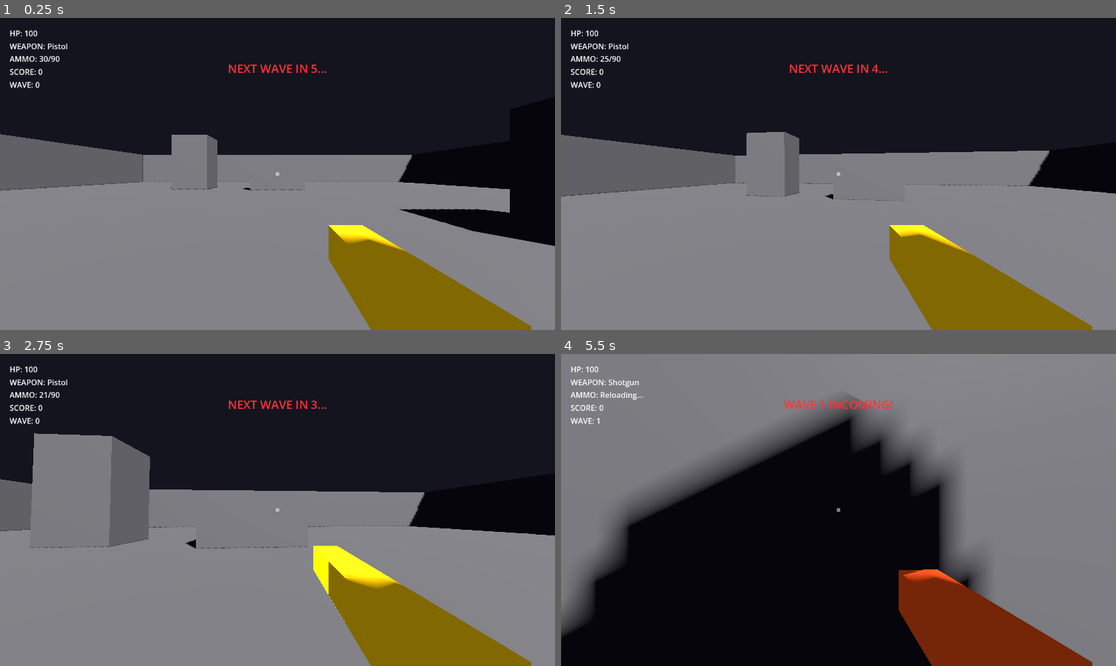
Above: before the commit, frames 1-4 (two rows, left to right).
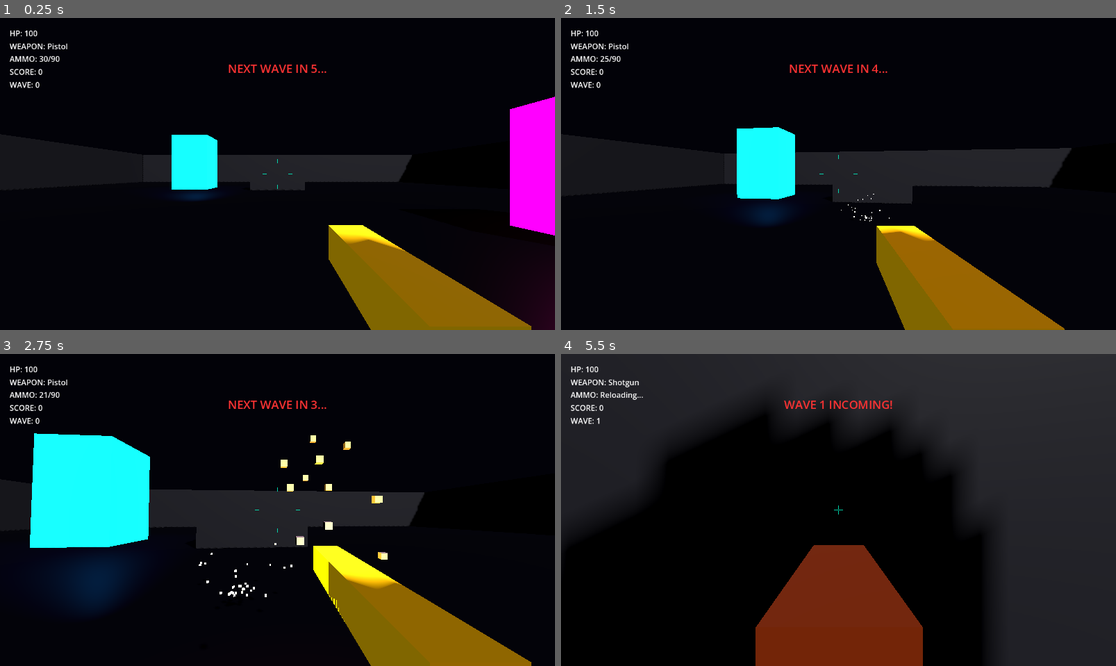
Above: after the commit, the same moments.

Repository: anhluong447/tearless
Game: Godot game, scene res://scenes/main.tscn
The game is run twice, just before and just after one commit, with the same random seed, the same clock (stepped at 60 frames per second) and the same inputs.
Inputs (mouse positions are in pixels of both pictures, inside the frame that each line leads up to):
- Up to frame 1 (0.25 s): no input
- Up to frame 2 (1.5 s): move the mouse to (866, 174) at 0.52 s; press the mouse at (866, 174) at 0.53 s; hold W (move_forward) from 0.53 s (still down); tap Space (jump) at 0.77, 1.07 s; right-click (866, 174) at 0.8 s; move the mouse to (810, 174) at 1.27 s; release the mouse at (810, 174) at 1.28 s; right-click (810, 174) at 1.35 s; click (810, 174) at 1.42 s
- Up to frame 3 (2.75 s): keep holding W (move_forward); tap Space (jump) at 1.52, 1.55, 1.82, 2.1 s; move the mouse to (288, 503) at 2.02 s; press the mouse at (288, 503) at 2.03 s
- Up to frame 4 (5.5 s): keep holding W (move_forward); move the mouse to (832, 516) at 2.77 s; release the mouse at (832, 516) at 2.78 s; click (832, 516) at 2.85 s; tap Space (jump) at 3.02, 3.32, 3.77, 3.8, 4.07, 4.52, 4.82 s; right-click (832, 516) at 3.05 s; move the mouse to (877, 513) at 3.52 s; tap Mouse wheel down (swap_next) at 3.6 s; click (877, 513) at 3.67 s; tap R (reload) at 4.15 s; move the mouse to (794, 506) at 4.27 s; tap Mouse wheel up (swap_prev) at 4.35 s; click (794, 506) at 4.55 s; move the mouse to (844, 510) at 5.02 s; hold Right mouse button (ads, bound only after the commit) from 5.03 s (still down); tap 1 (weapon_1) at 5.1 s; click (844, 510) at 5.17 s

The runs differ from the first frame. In frame 1, 49% of the frame differs, in the area x 0-100%, y 25-100%; in frame 2, 53%; in frame 3, 50%; in frame 4, 72%, in the area x 0-100%, y 0-100%.

Commit message:
Implement Phase 3 visual effects, ADS, dynamic crosshair, impact particles, and environment

Diff:
--- /dev/null
+++ b/scenes/blood_particles.tscn
@@ -0,0 +1,24 @@
+[gd_scene format=3 uid="uid://blood12345"]
+
+[ext_resource type="Script" path="res://scripts/impact_particles.gd" id="1_impact_script"]
+
+[sub_resource type="StandardMaterial3D" id="StandardMaterial3D_1"]
+albedo_color = Color(0.6, 0.0, 0.0, 1)
+
+[sub_resource type="BoxMesh" id="BoxMesh_1"]
+material = SubResource("StandardMaterial3D_1")
+size = Vector3(0.06, 0.06, 0.06)
+
+[node name="BloodParticles" type="CPUParticles3D"]
+emitting = false
+amount = 12
+lifetime = 0.5
+one_shot = true
+explosiveness = 1.0
+direction = Vector3(0, 1, 0)
+spread = 45.0
+gravity = Vector3(0, -9.8, 0)
+initial_velocity_min = 2.0
+initial_velocity_max = 5.0
+mesh = SubResource("BoxMesh_1")
+script = ExtResource("1_impact_script")
--- a/scenes/main.tscn
+++ b/scenes/main.tscn
@@ -6,8 +6,36 @@
 
 [sub_resource type="Environment" id="Environment_1"]
 background_mode = 1
-background_color = Color(0.08, 0.08, 0.12, 1)
-ambient_light_color = Color(0.2, 0.2, 0.25, 1)
+background_color = Color(0.01, 0.01, 0.03, 1)
+ambient_light_color = Color(0.05, 0.05, 0.08, 1)
+volumetric_fog_enabled = true
+volumetric_fog_density = 0.03
+volumetric_fog_albedo = Color(0.05, 0.05, 0.1, 1)
+volumetric_fog_emission = Color(0.01, 0.01, 0.02, 1)
+
+[sub_resource type="StandardMaterial3D" id="Material_Floor"]
+albedo_color = Color(0.08, 0.08, 0.12, 1)
+metallic = 0.7
+roughness = 0.3
+uv1_triplanar = true
+
+[sub_resource type="StandardMaterial3D" id="Material_Wall"]
+albedo_color = Color(0.12, 0.12, 0.16, 1)
+metallic = 0.2
+roughness = 0.8
+uv1_triplanar = true
+
+[sub_resource type="StandardMaterial3D" id="Material_NeonBlue"]
+albedo_color = Color(0, 0.6, 1, 1)
+emission_enabled = true
+emission = Color(0, 0.6, 1, 1)
+emission_energy_multiplier = 3.0
+
+[sub_resource type="StandardMaterial3D" id="Material_NeonPink"]
+albedo_color = Color(1, 0, 0.6, 1)
+emission_enabled = true
+emission = Color(1, 0, 0.6, 1)
+emission_energy_multiplier = 3.0
 
 [sub_resource type="NavigationMesh" id="NavigationMesh_1"]
 
@@ -28,41 +56,61 @@
 transform = Transform3D(1, 0, 0, 0, 1, 0, 0, 0, 1, 0, -0.5, 0)
 use_collision = true
 size = Vector3(60, 1, 60)
+material = SubResource("Material_Floor")
 
 [node name="Obstacle1" type="CSGBox3D" parent="NavigationRegion3D" unique_id=343471395]
 transform = Transform3D(1, 0, 0, 0, 1, 0, 0, 0, 1, -10, 3.1252441, -10)
 use_collision = true
 size = Vector3(4, 6.2504883, 4)
+material = SubResource("Material_NeonBlue")
+
+[node name="LightBlue" type="OmniLight3D" parent="NavigationRegion3D/Obstacle1"]
+transform = Transform3D(1, 0, 0, 0, 1, 0, 0, 0, 1, 0, 4, 0)
+light_color = Color(0, 0.6, 1, 1)
+light_energy = 5.0
+omni_range = 15.0
 
 [node name="Obstacle2" type="CSGBox3D" parent="NavigationRegion3D" unique_id=1937245072]
 transform = Transform3D(1, 0, 0, 0, 1, 0, 0, 0, 1, 10, 2, 10)
 use_collision = true
 size = Vector3(4, 4, 4)
+material = SubResource("Material_NeonPink")
+
+[node name="LightPink" type="OmniLight3D" parent="NavigationRegion3D/Obstacle2"]
+transform = Transform3D(1, 0, 0, 0, 1, 0, 0, 0, 1, 0, 3, 0)
+light_color = Color(1, 0, 0.6, 1)
+light_energy = 5.0
+omni_range = 15.0
 
 [node name="Obstacle3" type="CSGBox3D" parent="NavigationRegion3D" unique_id=1242718474]
 transform = Transform3D(1, 0, 0, 0, 1, 0, 0, 0, 1, 0, 1.5, -8)
 use_collision = true
 size = Vector3(6, 3, 2)
+material = SubResource("Material_Wall")
 
 [node name="WallNorth" type="CSGBox3D" parent="NavigationRegion3D" unique_id=842818004]
 transform = Transform3D(1, 0, 0, 0, 1, 0, 0, 0, 1, 0, 3, -30)
 use_collision = true
 size = Vector3(60, 6, 1)
+material = SubResource("Material_Wall")
 
 [node name="WallSouth" type="CSGBox3D" parent="NavigationRegion3D" unique_id=1744718508]
 transform = Transform3D(1, 0, 0, 0, 1, 0, 0, 0, 1, 0, 3, 30)
 use_collision = true
 size = Vector3(60, 6, 1)
+material = SubResource("Material_Wall")
 
 [node name="WallWest" type="CSGBox3D" parent="NavigationRegion3D" unique_id=235597677]
 transform = Transform3D(1, 0, 0, 0, 1, 0, 0, 0, 1, -30, 3, 0)
 use_collision = true
 size = Vector3(1, 6, 60)
+material = SubResource("Material_Wall")
 
 [node name="WallEast" type="CSGBox3D" parent="NavigationRegion3D" unique_id=194743891]
 transform = Transform3D(1, 0, 0, 0, 1, 0, 0, 0, 1, 30, 3, 0)
 use_collision = true
 size = Vector3(1, 6, 60)
+material = SubResource("Material_Wall")
 
 [node name="Player" parent="." unique_id=1262740660 groups=["player"] instance=ExtResource("2_player_scene")]
 transform = Transform3D(1, 0, 0, 0, 1, 0, 0, 0, 1, 0, 0.5, 15)
--- a/scenes/player.tscn
+++ b/scenes/player.tscn
@@ -6,6 +6,7 @@
 [ext_resource type="AudioStream" path="res://sound/hit.wav" id="4_hit"]
 [ext_resource type="Resource" path="res://weapons/pistol.tres" id="5_pistol"]
 [ext_resource type="Resource" path="res://weapons/shotgun.tres" id="6_shotgun"]
+[ext_resource type="Script" path="res://scripts/crosshair.gd" id="7_crosshair"]
 
 [sub_resource type="CapsuleShape3D" id="CapsuleShape3D_1"]
 radius = 0.5
@@ -23,6 +24,15 @@
 emission_enabled = true
 emission = Color(1, 0.8, 0, 1)
 emission_energy_multiplier = 2.0
+
+[sub_resource type="BoxMesh" id="BoxMesh_Spark"]
+size = Vector3(0.03, 0.03, 0.03)
+
+[sub_resource type="StandardMaterial3D" id="StandardMaterial3D_Spark"]
+albedo_color = Color(1, 0.6, 0.1, 1)
+emission_enabled = true
+emission = Color(1, 0.6, 0.1, 1)
+emission_energy_multiplier = 4.0
 
 [node name="Player" type="CharacterBody3D" groups=["player"]]
 collision_layer = 2
@@ -52,11 +62,32 @@
 transform = Transform3D(1, 0, 0, 0, 1, 0, 0, 0, 1, 0.2, -0.2, -0.4)
 mesh = SubResource("BoxMesh_1")
 
-[node name="MuzzleFlash" type="MeshInstance3D" parent="Head/Camera3D"]
-transform = Transform3D(1, 0, 0, 0, 1, 0, 0, 0, 1, 0.2, -0.2, -0.65)
+[node name="MuzzleFlash" type="MeshInstance3D" parent="Head/Camera3D/Gun"]
+transform = Transform3D(1, 0, 0, 0, 1, 0, 0, 0, 1, 0, 0, -0.25)
 visible = false
 mesh = SubResource("BoxMesh_1")
 surface_material_override/0 = SubResource("StandardMaterial3D_1")
+
+[node name="MuzzleLight" type="OmniLight3D" parent="Head/Camera3D/Gun/MuzzleFlash"]
+visible = false
+light_color = Color(1, 0.705882, 0.196078, 1)
+light_energy = 3.0
+omni_range = 8.0
+
+[node name="MuzzleParticles" type="CPUParticles3D" parent="Head/Camera3D/Gun/MuzzleFlash"]
+emitting = false
+amount = 12
+lifetime = 0.15
+one_shot = true
+explosiveness = 1.0
+direction = Vector3(0, 0, -1)
+spread = 30.0
+gravity = Vector3(0, 0, 0)
+initial_velocity_min = 6.0
+initial_velocity_max = 12.0
+mesh = SubResource("BoxMesh_Spark")
+surface_material_override/0 = SubResource("StandardMaterial3D_Spark")
+
 
 [node name="HUD" type="CanvasLayer" parent="."]
 
@@ -105,19 +136,16 @@
 horizontal_alignment = 1
 vertical_alignment = 1
 
-[node name="Crosshair" type="ColorRect" parent="HUD"]
+[node name="Crosshair" type="Control" parent="HUD"]
+layout_mode = 3
 anchors_preset = 8
 anchor_left = 0.5
 anchor_top = 0.5
 anchor_right = 0.5
 anchor_bottom = 0.5
-offset_left = -4.0
-offset_top = -4.0
-offset_right = 4.0
-offset_bottom = 4.0
 grow_horizontal = 2
 grow_vertical = 2
-color = Color(1, 1, 1, 0.5)
+script = ExtResource("7_crosshair")
 
 [node name="GameOverScreen" type="CenterContainer" parent="HUD"]
 anchors_preset = 15
--- /dev/null
+++ b/scenes/spark_particles.tscn
@@ -0,0 +1,27 @@
+[gd_scene format=3 uid="uid://spark12345"]
+
+[ext_resource type="Script" path="res://scripts/impact_particles.gd" id="1_impact_script"]
+
+[sub_resource type="StandardMaterial3D" id="StandardMaterial3D_1"]
+albedo_color = Color(1, 0.7, 0.2, 1)
+emission_enabled = true
+emission = Color(1, 0.7, 0.2, 1)
+emission_energy_multiplier = 4.0
+
+[sub_resource type="BoxMesh" id="BoxMesh_1"]
+material = SubResource("StandardMaterial3D_1")
+size = Vector3(0.04, 0.04, 0.04)
+
+[node name="SparkParticles" type="CPUParticles3D"]
+emitting = false
+amount = 15
+lifetime = 0.4
+one_shot = true
+explosiveness = 1.0
+direction = Vector3(0, 1, 0)
+spread = 45.0
+gravity = Vector3(0, -9.8, 0)
+initial_velocity_min = 3.0
+initial_velocity_max = 6.0
+mesh = SubResource("BoxMesh_1")
+script = ExtResource("1_impact_script")
--- /dev/null
+++ b/scripts/crosshair.gd
@@ -0,0 +1,58 @@
+extends Control
+
+var player: CharacterBody3D = null
+
+# Crosshair custom properties
+@export var line_width: float = 2.0
+@export var line_length: float = 8.0
+@export var base_offset: float = 6.0
+@export var crosshair_color: Color = Color(0.0, 1.0, 0.8, 0.8) # Sleek neon cyan
+
+var current_spread: float = 0.0
+var shoot_kick: float = 0.0
+
+func _ready() -> void:
+	player = get_parent().get_parent() as CharacterBody3D
+
+	# Center anchor
+	set_anchors_and_offsets_preset(Control.PRESET_CENTER, Control.PRESET_MODE_MINSIZE)
+
+func _process(delta: float) -> void:
+	if not is_instance_valid(player) or player.health <= 0:
+		visible = false
+		return
+	visible = true
+
+	# Calculate spread factor based on player movement
+	var vel_factor: float = player.velocity.length() / player.SPEED
+	if not player.is_on_floor():
+		vel_factor += 1.0 # Extra spread when jumping/falling
+
+	# If player is in ADS, reduce base offset and movement influence
+	var base: float = base_offset
+	if player.get("is_ads"):
+		base = 1.0
+		vel_factor *= 0.1
+
+	# Decay shot kick
+	shoot_kick = move_toward(shoot_kick, 0.0, delta * 40.0)
+
+	# Target spread
+	var target_spread: float = base + vel_factor * 12.0 + shoot_kick
+
+	# Smoothly interpolate current spread
+	current_spread = lerp(current_spread, target_spread, 20.0 * delta)
+
+	# Force redraw
+	queue_redraw()
+
+func _draw() -> void:
+	# Draw 4 lines around the center
+	# Left
+	draw_line(Vector2(-current_spread - line_length, 0), Vector2(-current_spread, 0), crosshair_color, line_width)
+	# Right
+	draw_line(Vector2(current_spread, 0), Vector2(current_spread + line_length, 0), crosshair_color, line_width)
+	# Top
+	draw_line(Vector2(0, -current_spread - line_length), Vector2(0, -current_spread), crosshair_color, line_width)
+	# Bottom
+	draw_line(Vector2(0, current_spread), Vector2(0, current_spread + line_length), crosshair_color, line_width)
--- /dev/null
+++ b/scripts/impact_particles.gd
@@ -0,0 +1,6 @@
+extends CPUParticles3D
+
+func _ready() -> void:
+	emitting = true
+	await get_tree().create_timer(lifetime + 0.2).timeout
+	queue_free()
--- a/scripts/player.gd
+++ b/scripts/player.gd
@@ -11,7 +11,7 @@
 @onready var head: Node3D = $Head
 @onready var camera: Camera3D = $Head/Camera3D
 @onready var raycast: RayCast3D = $Head/Camera3D/RayCast3D
-@onready var muzzle_flash: MeshInstance3D = $Head/Camera3D/MuzzleFlash
+@onready var muzzle_flash: MeshInstance3D = $Head/Camera3D/Gun/MuzzleFlash
 @onready var gun_mesh: MeshInstance3D = $Head/Camera3D/Gun
 
 # Weapon resource database
@@ -19,6 +19,10 @@
 var current_weapon_idx: int = 0
 var current_weapon: WeaponData = null
 
+# Particle effects
+@export var spark_particles: PackedScene = preload("res://scenes/spark_particles.tscn")
+@export var blood_particles: PackedScene = preload("res://scenes/blood_particles.tscn")
+
 # Ammo tracking (per weapon name)
 var weapon_clip_ammo: Dictionary = {} # { "Pistol": 30, "Shotgun": 6 }
 var ammo_reserves: Dictionary = {}    # { "Pistol": 90, "Shotgun": 24 }
@@ -27,6 +31,12 @@
 var time_since_last_shot: float = 0.0
 var is_reloading: bool = false
 var reload_timer: float = 0.0
+
+# ADS variables
+const HIP_POSITION := Vector3(0.2, -0.2, -0.4)
+const DEFAULT_FOV := 75.0
+var ads_speed: float = 12.0
+var is_ads: bool = false
 
 # Gameplay variables
 var max_health: int = 100
@@ -40,6 +50,7 @@
 @onready var wave_label: Label = $HUD/MarginContainer/VBoxContainer/WaveLabel
 @onready var wave_alert: Label = $HUD/WaveAlert
 @onready var game_over_screen: CenterContainer = $HUD/GameOverScreen
+@onready var crosshair: Control = $HUD/Crosshair
 
 # Sound players
 @onready var shoot_sound: AudioStreamPlayer = $ShootSound
@@ -62,6 +73,7 @@
 		"move_right": KEY_D,
 		"jump": KEY_SPACE,
 		"shoot": MOUSE_BUTTON_LEFT,
+		"ads": MOUSE_BUTTON_RIGHT,
 		"reload": KEY_R,
 		"ui_cancel": KEY_ESCAPE,
 		"swap_next": MOUSE_BUTTON_WHEEL_DOWN,
@@ -75,7 +87,7 @@
 			InputMap.add_action(action)
 			var key = actions[action]
 			var event: InputEvent
-			if key == MOUSE_BUTTON_LEFT or key == MOUSE_BUTTON_WHEEL_DOWN or key == MOUSE_BUTTON_WHEEL_UP:
+			if key == MOUSE_BUTTON_LEFT or key == MOUSE_BUTTON_RIGHT or key == MOUSE_BUTTON_WHEEL_DOWN or key == MOUSE_BUTTON_WHEEL_UP:
 				var m_event := InputEventMouseButton.new()
 				m_event.button_index = key
 				event = m_event
@@ -135,6 +147,24 @@
 		if Input.is_action_just_pressed("shoot"):
 			restart_game()
 		return
+
+	# Handle ADS (Aim Down Sights)
+	if Input.mouse_mode == Input.MOUSE_MODE_CAPTURED:
+		is_ads = Input.is_action_pressed("ads")
+	else:
+		is_ads = false
+
+	var target_fov := DEFAULT_FOV
+	var target_pos := HIP_POSITION
+
+	if is_ads and current_weapon:
+		target_fov = DEFAULT_FOV * current_weapon.ads_fov_multiplier
+		target_pos = current_weapon.ads_position
+
+	camera.fov = lerp(camera.fov, target_fov, ads_speed * delta)
+	if gun_mesh:
+		gun_mesh.position = lerp(gun_mesh.position, target_pos, ads_speed * delta)
+
 
 	# Handle shooting/reload timers
 	time_since_last_shot += delta
@@ -215,6 +245,10 @@
 	weapon_clip_ammo[current_weapon.name] = clip_ammo - 1
 	update_hud()
 
+	if crosshair:
+		var kick_amt = 15.0 if current_weapon.is_shotgun else 8.0
+		crosshair.set("shoot_kick", crosshair.get("shoot_kick") + kick_amt)
+
 	if shoot_sound:
 		shoot_sound.play()
 	show_muzzle_flash()
@@ -239,8 +273,28 @@
 
 	if raycast.is_colliding():
 		var collider = raycast.get_collider()
+		var point = raycast.get_collision_point()
+		var normal = raycast.get_collision_normal()
+
 		if collider and collider.has_method("take_damage"):
 			collider.take_damage(damage_val)
+			spawn_impact_particles(blood_particles, point, normal)
+		else:
+			spawn_impact_particles(spark_particles, point, normal)
+
+func spawn_impact_particles(scene: PackedScene, point: Vector3, normal: Vector3) -> void:
+	if not scene:
+		return
+	var inst = scene.instantiate() as CPUParticles3D
+	get_parent().add_child(inst)
+	inst.global_position = point
+
+	if normal.is_equal_approx(Vector3.UP):
+		inst.look_at(point + Vector3.UP, Vector3.FORWARD)
+	elif normal.is_equal_approx(Vector3.DOWN):
+		inst.look_at(point + Vector3.DOWN, Vector3.FORWARD)
+	else:
+		inst.look_at(point + normal, Vector3.UP)
 
 func start_reload() -> void:
 	if not current_weapon or is_reloading:
@@ -269,8 +323,18 @@
 
 func show_muzzle_flash() -> void:
 	muzzle_flash.visible = true
+	var light = muzzle_flash.get_node_or_null("MuzzleLight") as OmniLight3D
+	var particles = muzzle_flash.get_node_or_null("MuzzleParticles") as CPUParticles3D
+	if light:
+		light.visible = true
+	if particles:
+		particles.restart()
+		particles.emitting = true
 	await get_tree().create_timer(0.05).timeout
 	muzzle_flash.visible = false
+	if light:
+		light.visible = false
+
 
 func take_damage(amount: int) -> void:
 	if health <= 0:
--- a/scripts/weapon_resource.gd
+++ b/scripts/weapon_resource.gd
@@ -12,3 +12,7 @@
 @export var shoot_sound: AudioStream
 @export var reload_sound: AudioStream
 @export var gun_color: Color = Color(1, 0.8, 0, 1)
+
+# ADS properties
+@export var ads_fov_multiplier: float = 0.75
+@export var ads_position: Vector3 = Vector3(0.0, -0.15, -0.4)
--- a/weapons/pistol.tres
+++ b/weapons/pistol.tres
@@ -17,3 +17,5 @@
 shoot_sound = ExtResource("2_shoot")
 reload_sound = ExtResource("3_reload")
 gun_color = Color(1, 0.8, 0, 1)
+ads_fov_multiplier = 0.7
+ads_position = Vector3(0, -0.15, -0.4)
--- a/weapons/shotgun.tres
+++ b/weapons/shotgun.tres
@@ -17,3 +17,5 @@
 shoot_sound = ExtResource("2_shoot")
 reload_sound = ExtResource("3_reload")
 gun_color = Color(0.9, 0.3, 0.1, 1)
+ads_fov_multiplier = 0.85
+ads_position = Vector3(0, -0.12, -0.35)
Not shown: 1 places in scenes/player.tscn that only renumber resources
Not shown, added: scripts/crosshair.gd.uid
Not shown, added: scripts/impact_particles.gd.uid
